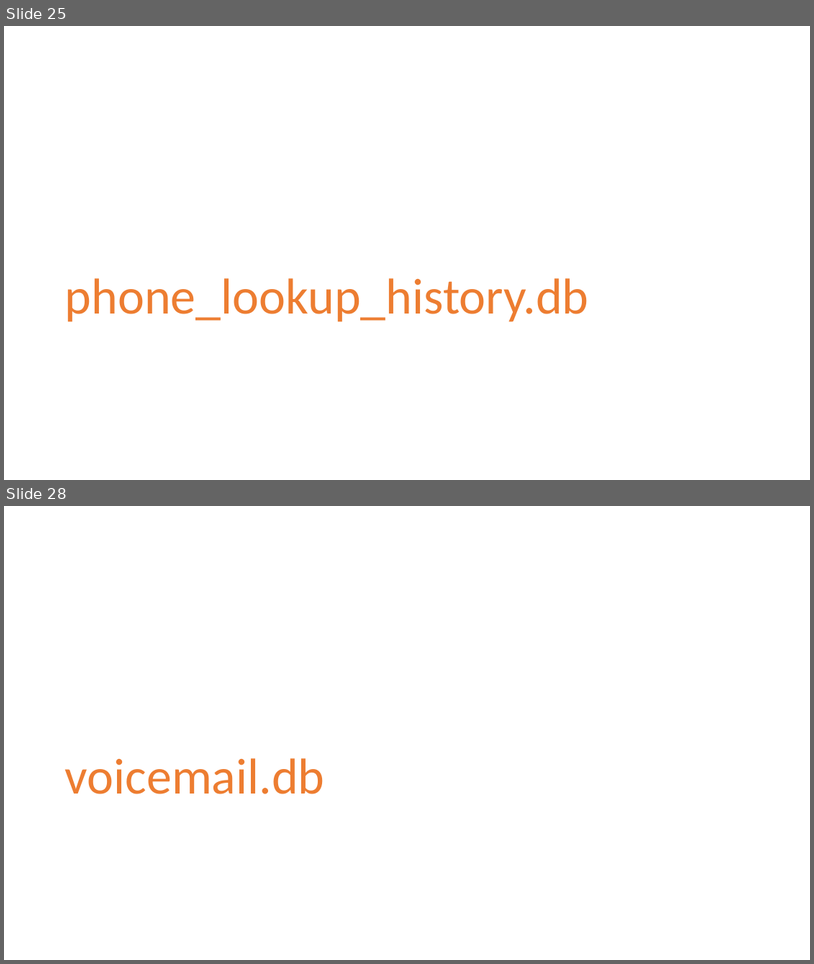
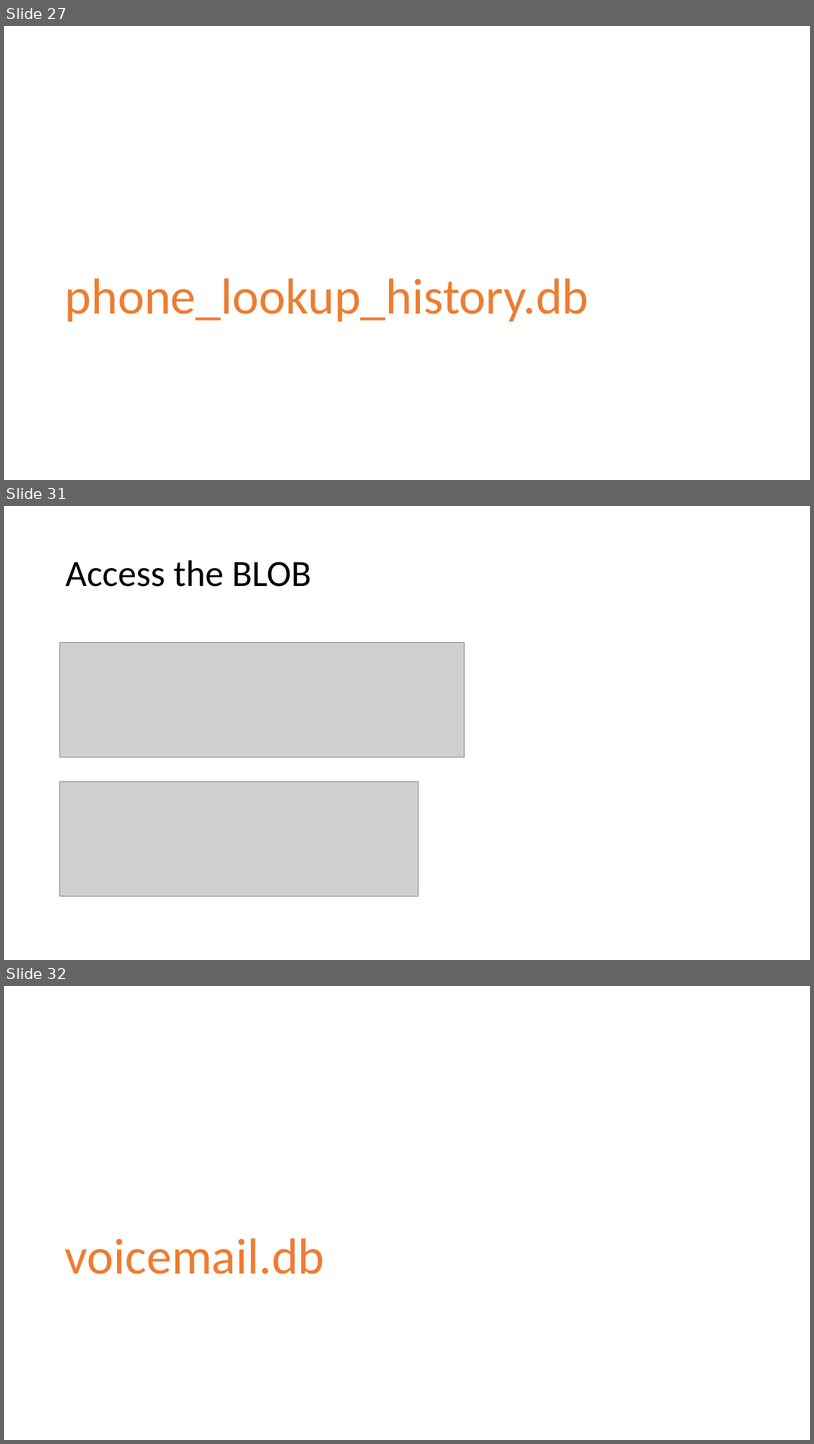
Before and after one commit to frankwxu/digital-forensics-lab, a slide deck: Android10/5_2_2_GMS_App_Investigations_Dialer.pptx. Shown one above the other, each under a label of ours: slides 25 and 28 before the commit, slides 27, 31 and 32 after it; the slides between them are not shown. The pictures are 814x964 and 814x1444 pixels, drawn with LibreOffice and Linux fonts; fonts in the diff are those of the drawing; grey boxes stand for pictures; background and template pictures are left out. Boxes give left, top, right and bottom in pixels: in the first picture for what was removed or moved away, otherwise in the second. Text is boxed around its words. In the diff, an @@ line names an element or a change of style, - is before the commit and + after.

```diff
--- a/Android10/5_2_2_GMS_App_Investigations_Dialer.pptx
+++ b/Android10/5_2_2_GMS_App_Investigations_Dialer.pptx
@@ slide 31 added at (x1=4, y1=506, x2=810, y2=960), background #FFFFFF @@
@@ title added at (x1=65, y1=560, x2=311, y2=587), 44 pt, text #000000 @@
+Access the BLOB
@@ picture added at (x1=59, y1=642, x2=465, y2=757) @@
@@ picture added at (x1=59, y1=781, x2=419, y2=896) @@
@@ what was slide 25 is now slide 27 @@
@@ what was slide 28 is now slide 32 @@
```
Also in this commit, not shown: 2 slides changed, 3 other slides added.
